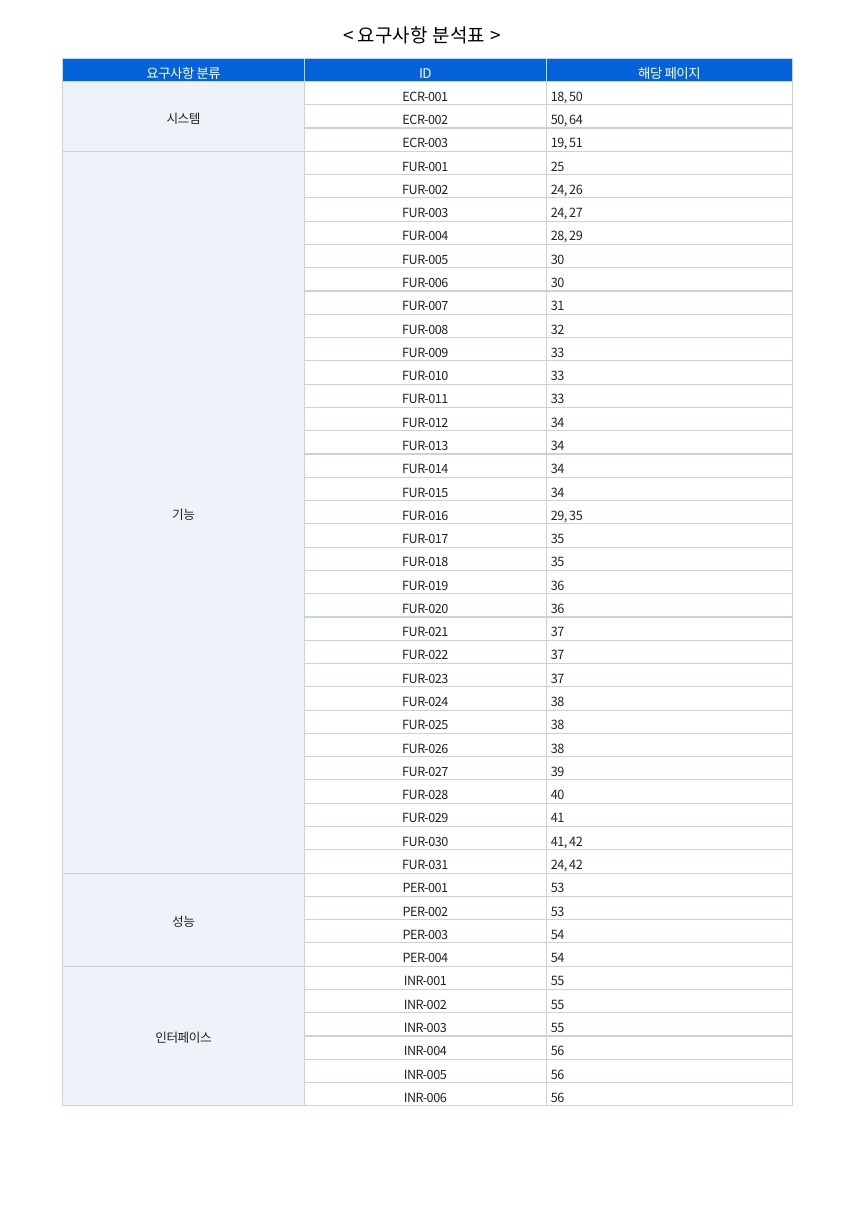
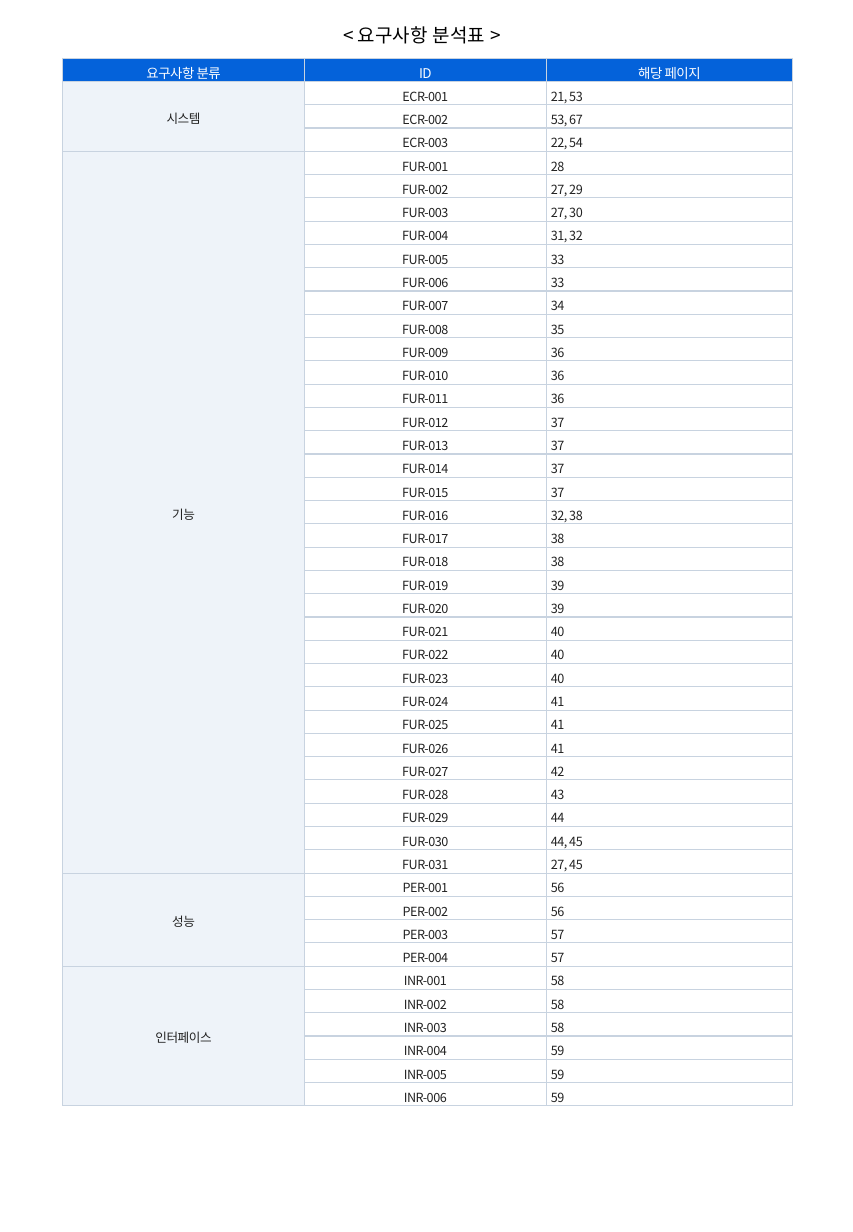
Before and after one commit to hwangsteeve-tech/hbjw, a slide deck: slide 2 of proposals/2026-10_pnu-ai-platform/pnu_proposal.pptx. Drawn at 853x1232 pixels with LibreOffice and Linux fonts; fonts in the diff are those of the drawing. Boxes give left, top, right and bottom in pixels: in the first picture for what was removed or moved away, otherwise in the second. Text is boxed around its words. In the diff, an @@ line names an element or a change of style, - is before the commit and + after.

```diff
--- a/proposals/2026-10_pnu-ai-platform/pnu_proposal.pptx
+++ b/proposals/2026-10_pnu-ai-platform/pnu_proposal.pptx
@@ table at (63, 58, 794, 1110) @@
-row 2, column 3: 18, 50
+row 2, column 3: 21, 53
-row 3, column 3: 50, 64
+row 3, column 3: 53, 67
-row 4, column 3: 19, 51
+row 4, column 3: 22, 54
-row 5, column 3: 25
+row 5, column 3: 28
-row 6, column 3: 24, 26
+row 6, column 3: 27, 29
-row 7, column 3: 24, 27
+row 7, column 3: 27, 30
-row 8, column 3: 28, 29
+row 8, column 3: 31, 32
-row 9, column 3: 30
+row 9, column 3: 33
-row 10, column 3: 30
+row 10, column 3: 33
-row 11, column 3: 31
+row 11, column 3: 34
-row 12, column 3: 32
+row 12, column 3: 35
-row 13, column 3: 33
+row 13, column 3: 36
-row 14, column 3: 33
+row 14, column 3: 36
-row 15, column 3: 33
+row 15, column 3: 36
-row 16, column 3: 34
+row 16, column 3: 37
-row 17, column 3: 34
+row 17, column 3: 37
-row 18, column 3: 34
+row 18, column 3: 37
-row 19, column 3: 34
+row 19, column 3: 37
-row 20, column 3: 29, 35
+row 20, column 3: 32, 38
-row 21, column 3: 35
+row 21, column 3: 38
-row 22, column 3: 35
+row 22, column 3: 38
-row 23, column 3: 36
+row 23, column 3: 39
-row 24, column 3: 36
+row 24, column 3: 39
-row 25, column 3: 37
+row 25, column 3: 40
-row 26, column 3: 37
+row 26, column 3: 40
-row 27, column 3: 37
+row 27, column 3: 40
-row 28, column 3: 38
+row 28, column 3: 41
-row 29, column 3: 38
+row 29, column 3: 41
-row 30, column 3: 38
+row 30, column 3: 41
-row 31, column 3: 39
+row 31, column 3: 42
-row 32, column 3: 40
+row 32, column 3: 43
-row 33, column 3: 41
+row 33, column 3: 44
-row 34, column 3: 41, 42
+row 34, column 3: 44, 45
-row 35, column 3: 24, 42
+row 35, column 3: 27, 45
-row 36, column 3: 53
+row 36, column 3: 56
-row 37, column 3: 53
+row 37, column 3: 56
-row 38, column 3: 54
+row 38, column 3: 57
-row 39, column 3: 54
+row 39, column 3: 57
-row 40, column 3: 55
+row 40, column 3: 58
-row 41, column 3: 55
+row 41, column 3: 58
-row 42, column 3: 55
+row 42, column 3: 58
-row 43, column 3: 56
+row 43, column 3: 59
-row 44, column 3: 56
+row 44, column 3: 59
-row 45, column 3: 56
+row 45, column 3: 59
```
Also in this commit, not shown: 30 other slides changed, 4 slides added, 1 slide removed, 2 other files.
